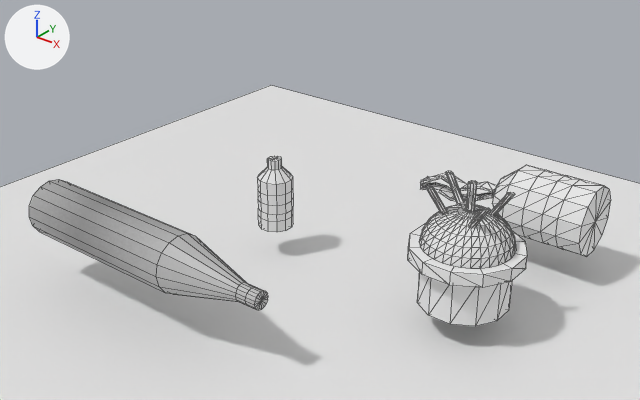
Renders of the Blender file asssets/basic.blend from each side of a commit.
One viewpoint serves both versions: a camera (50 mm lens) standing at (26.3, -31.9, 23.5) and looking at (0.0, 1.0, 3.1). Lighting does not change. The marker at upper left points along +X, +Y and +Z. Mesh edges are drawn as thin lines.

Objects in the first picture: 'Plane', 'mine2', 'mine3', 'mine4', 'mine6'.
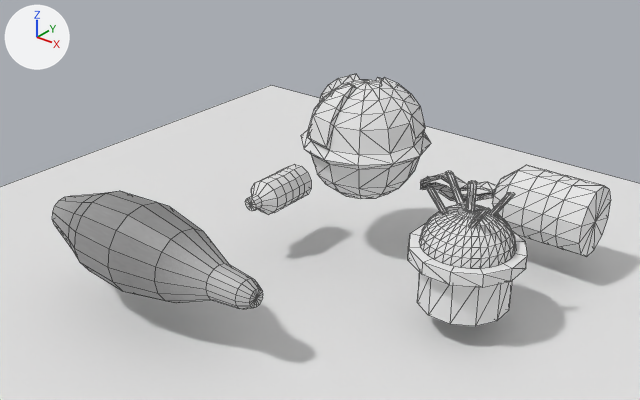
The edits, one by one:
Material 'Material.002' (mat_material_002) is new.
Its base color is (0.8, 0.8, 0.8) (white #e7e7e7).
me_cylinder is used by ob_mine4; location (-10.02, -7.16, 2.14); rotation (0.0, 1.571, 0.0), in degrees (0, 90, 0); scale (1.53, 1.53, 1.22).
me_cylinder had 82 vertices, 96 faces and spanned x -1.0..1.0, y -1.0..1.0, z -1.68..10.77.
me_cylinder now has 130 vertices, 144 faces and spans x -1.55..1.55, y -1.55..1.55, z -0.7..10.52.
me_cylinder part 1: the whole mesh is rebuilt.
me_cylinder_001 has 98 vertices, 108 faces and spans x -0.97..0.97, y -0.97..0.97, z -1.0..2.15.
me_cylinder_001 is used by ob_mine3; location (-4.09, 2.0, 1.24); scale (1.0, 1.0, 1.3).
me_cylinder_001 part 2: the whole mesh is multiplied about its middle by the matrix ((1.0, 0.0, 0.0), (0.0, 0.0, -1.3), (0.0, 0.769, 0.0)), then moved by (0.0, 0.0, -0.58).
Mesh me_sphere_002 is new.
It has 174 vertices, 344 faces and spans x -8.8..8.8, y -8.8..8.8, z -8.0..8.7.
It uses material mat_material_002 (its picture is missing).
Object 'mine3' (ob_mine3) moves from (-4.09, 2.0, 1.24) to (-4.09, 1.99, 1.99).
Object 'mine10' (ob_mine10) is new; it shows me_sphere_002.
Its location is (-0.51, 5.59, 4.96).
Its scale is (0.415, 0.415, 0.415).

Boxes [x1, y1, x2, y2] around the edits, measured in the pictures (640 x 400 px):
'mine4', reshaped (12% narrower, 10% shorter)
    before: [29, 179, 268, 310]
    after: [52, 191, 263, 309]
'mine10', added
    after: [301, 74, 431, 199]
'mine3', reshaped, moved (81% wider, 34% shorter)
    before: [257, 156, 293, 232]
    after: [245, 164, 311, 214]
